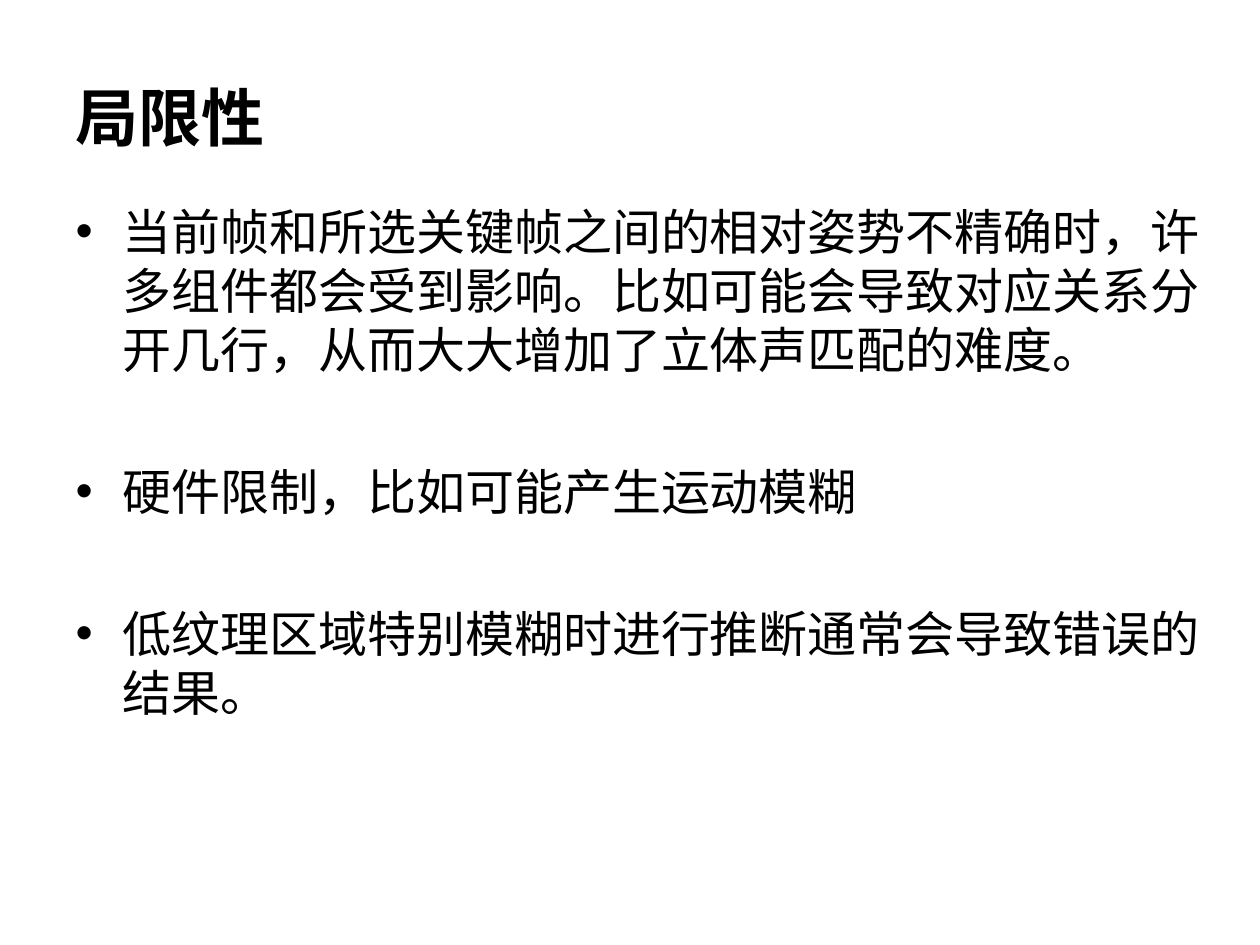
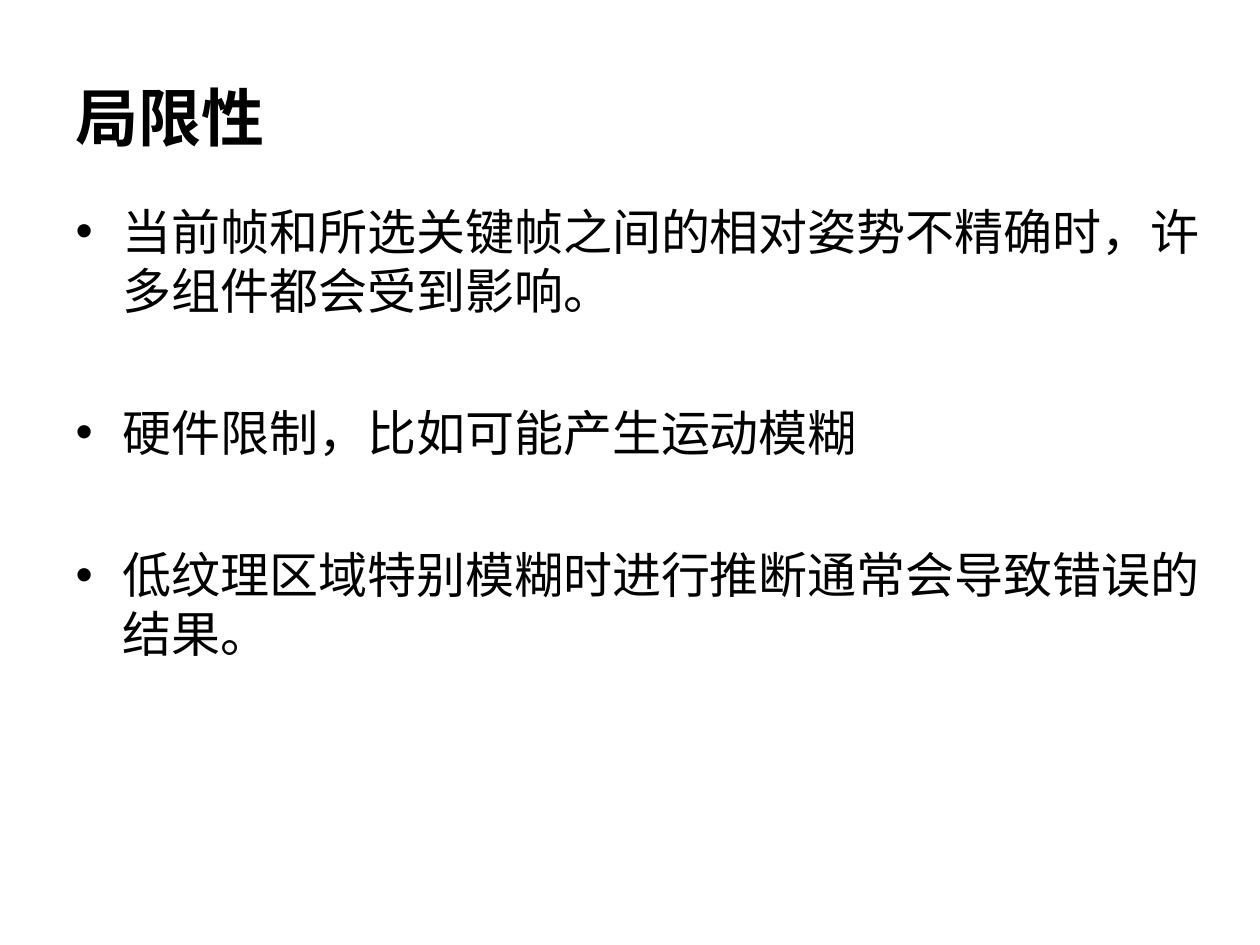
Before and after one commit to 5lyTher1n/graphics2019, a slide deck: slide 9 of 21960540侯保蕾/读书报告/读书报告.ppt (slide 10 before the commit). Drawn at 1260x945 pixels with LibreOffice and Linux fonts; fonts in the diff are those of the drawing; background and template pictures are left out. Boxes give left, top, right and bottom in pixels: in the first picture for what was removed or moved away, otherwise in the second. Text is boxed around its words. In the diff, an @@ line names an element or a change of style, - is before the commit and + after.

```diff
--- a/21960540侯保蕾/读书报告/读书报告.ppt
+++ b/21960540侯保蕾/读书报告/读书报告.ppt
@@ text at (123, 208, 1200, 313): text changed @@
-• 当前帧和所选关键帧之间的相对姿势不精确时，许多组件都会受到影响。比如可能会导致对应关系分开几行，从而大大增加了立体声匹配的难度。
+• 当前帧和所选关键帧之间的相对姿势不精确时，许多组件都会受到影响。
```
Also in this commit, not shown: 7 other slides changed, 1 slide removed, 1 other file.
